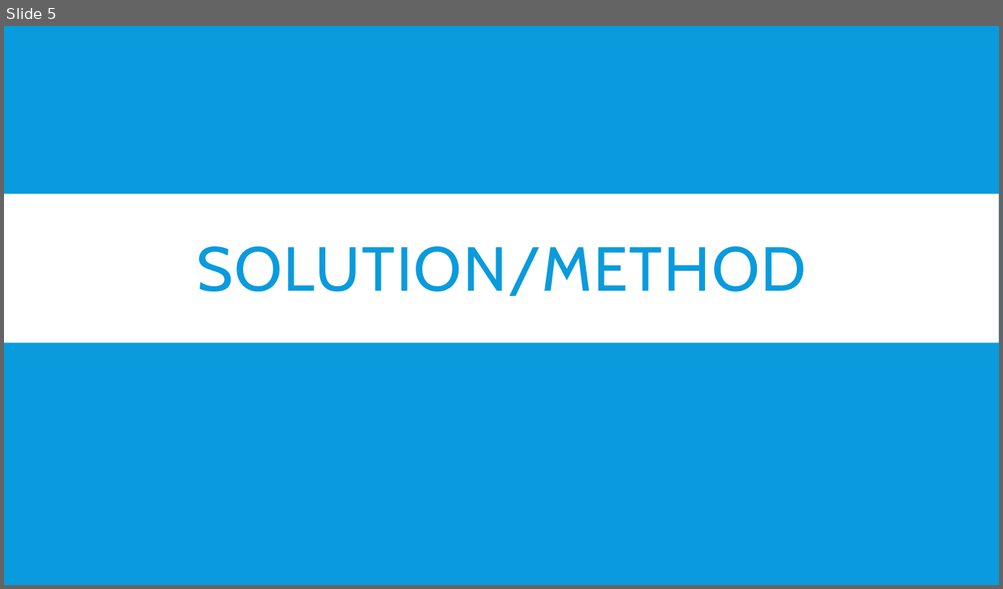
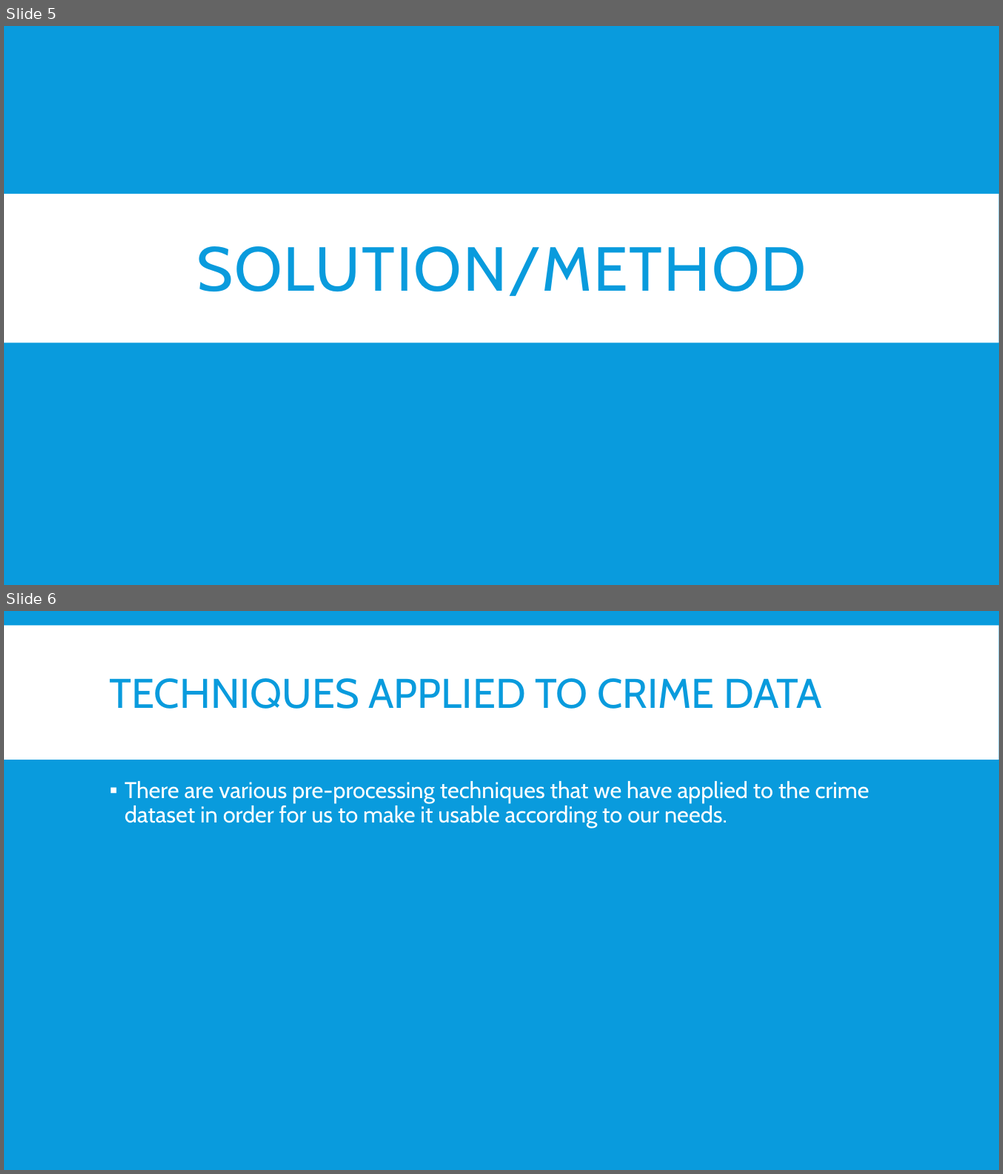
Before and after one commit to mitresh95/ImpactOfCrimeOnHousing, a slide deck: Presentation.pptx. Shown one above the other, each under a label of ours: slide 5 before the commit, slides 5 and 6 after it. The pictures are 1003x589 and 1003x1174 pixels, drawn with LibreOffice and Linux fonts; fonts in the diff are those of the drawing. Boxes give left, top, right and bottom in pixels: in the first picture for what was removed or moved away, otherwise in the second. Text is boxed around its words. In the diff, an @@ line names an element or a change of style, - is before the commit and + after.

```diff
--- a/Presentation.pptx
+++ b/Presentation.pptx
@@ slide 6 added at (4, 611, 999, 1170), background #099BDD @@
@@ rectangle added at (4, 625, 999, 760), fill #FFFFFF @@
@@ title added at (110, 678, 822, 709), 40 pt, text #099BDD @@
+TECHNIQUES APPLIED TO CRIME DATA
@@ text added at (125, 781, 869, 828), 22 pt, text #FFFFFF @@
+▪ There are various pre-processing techniques that we have applied to the crime dataset in order for us to make it usable according to our needs.
```
Also in this commit, not shown: 10 other slides added.
